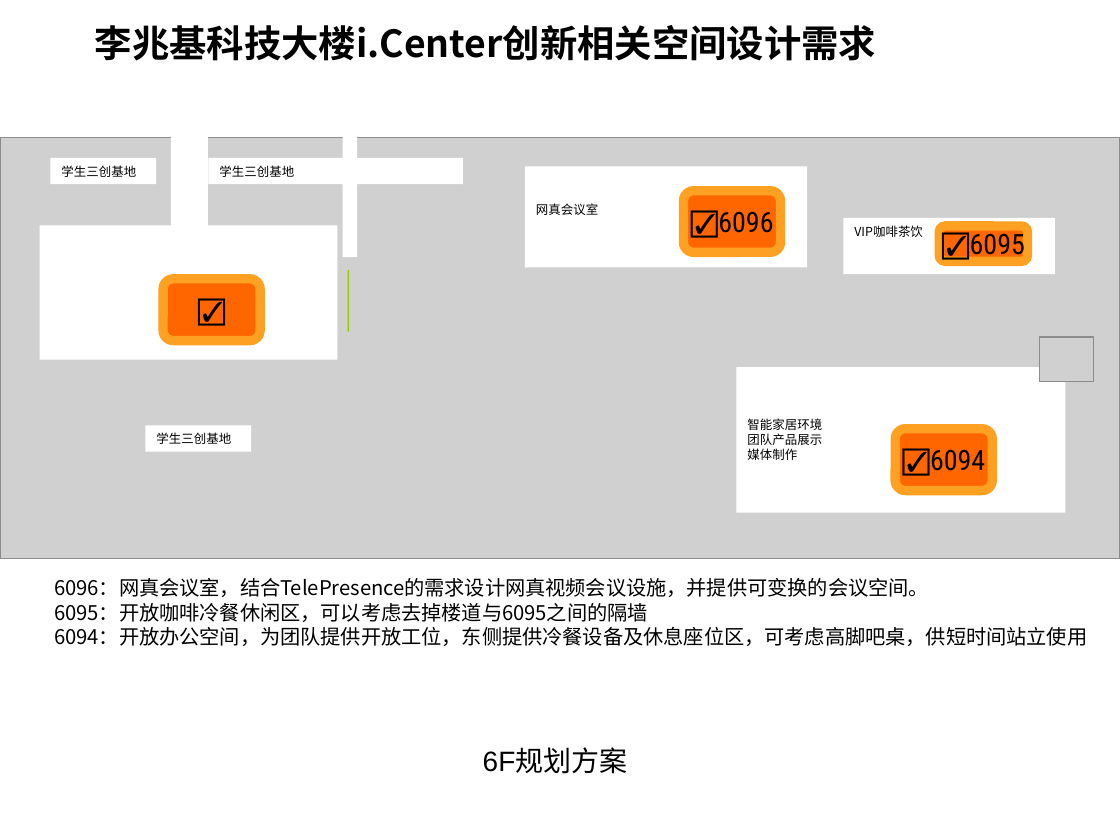
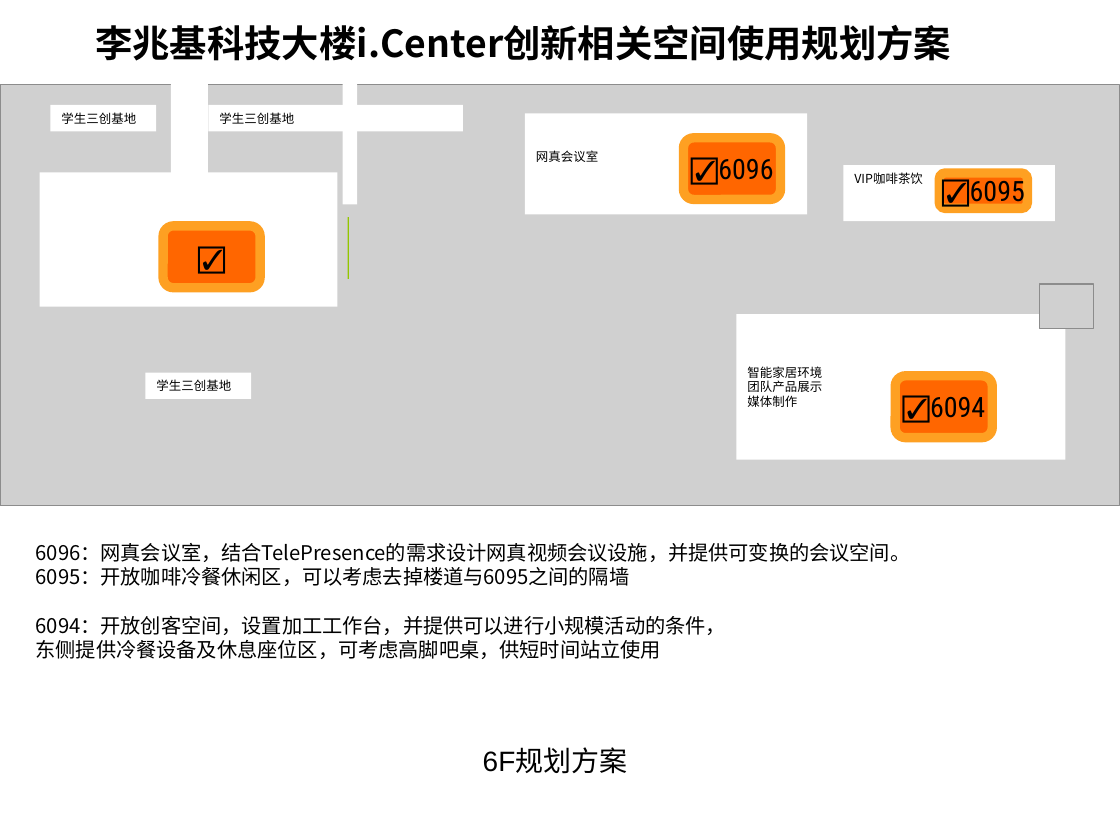
Before and after one commit to woodyme/i.center_my_workzone, a slide deck: slide 1 of 训练中心创客交叉融合空间建设/admin/新大楼规划建设/i.Center李兆基大楼创新部分规划方案 20150731.ppt. Drawn at 1120x840 pixels with LibreOffice and Linux fonts; fonts in the diff are those of the drawing; grey boxes stand for pictures. Boxes give left, top, right and bottom in pixels: in the first picture for what was removed or moved away, otherwise in the second. Text is boxed around its words. In the diff, an @@ line names an element or a change of style, - is before the commit and + after.

```diff
--- a/训练中心创客交叉融合空间建设/admin/新大楼规划建设/i.Center李兆基大楼创新部分规划方案 20150731.ppt
+++ b/训练中心创客交叉融合空间建设/admin/新大楼规划建设/i.Center李兆基大楼创新部分规划方案 20150731.ppt
@@ text at box(95, 25, 951, 61): text changed @@
-李兆基科技大楼i.Center创新相关空间设计需求
+李兆基科技大楼i.Center创新相关空间使用规划方案
@@ 2 rectangles, 2 rounded rectangles: place and size @@
-2 rectangles, 2 rounded rectangles at box(343, 125, 1065, 513)
+2 rectangles, 2 rounded rectangles at box(343, 73, 1065, 460)
@@ 7 rectangles, 2 pictures, 2 rounded rectangles, 1 line: place and size @@
-7 rectangles, 2 pictures, 2 rounded rectangles, 1 line at box(0, 120, 1120, 559)
+7 rectangles, 2 pictures, 2 rounded rectangles, 1 line at box(0, 67, 1120, 506)
@@ text "6096：网真会议室，结合TelePresence的需求设计网真视频会议设施，并提供可变换的会议空间。": place and size @@
-text "6096：网真会议室，结合TelePresence的需求设计网真视频会议设施，并提供可变换的会议空间。" at box(54, 578, 1087, 646)
+text "6096：网真会议室，结合TelePresence的需求设计网真视频会议设施，并提供可变换的会议空间。" at box(36, 543, 911, 659)
@@ text at box(36, 616, 726, 659): text changed @@
-6094：开放办公空间，为团队提供开放工位，东侧提供冷餐设备及休息座位区，可考虑高脚吧桌，供短时间站立使用
+6094：开放创客空间，设置加工工作台，并提供可以进行小规模活动的条件，
+东侧提供冷餐设备及休息座位区，可考虑高脚吧桌，供短时间站立使用
```
Also in this commit, not shown: 3 other slides changed, 5 other files.
